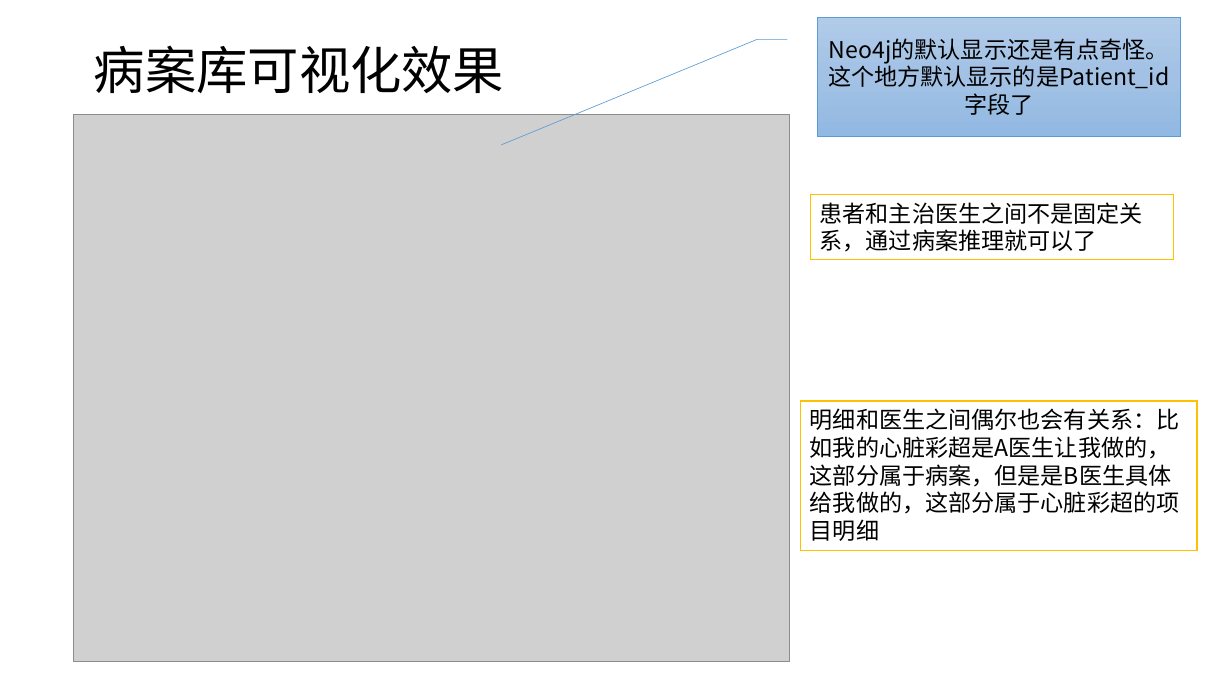
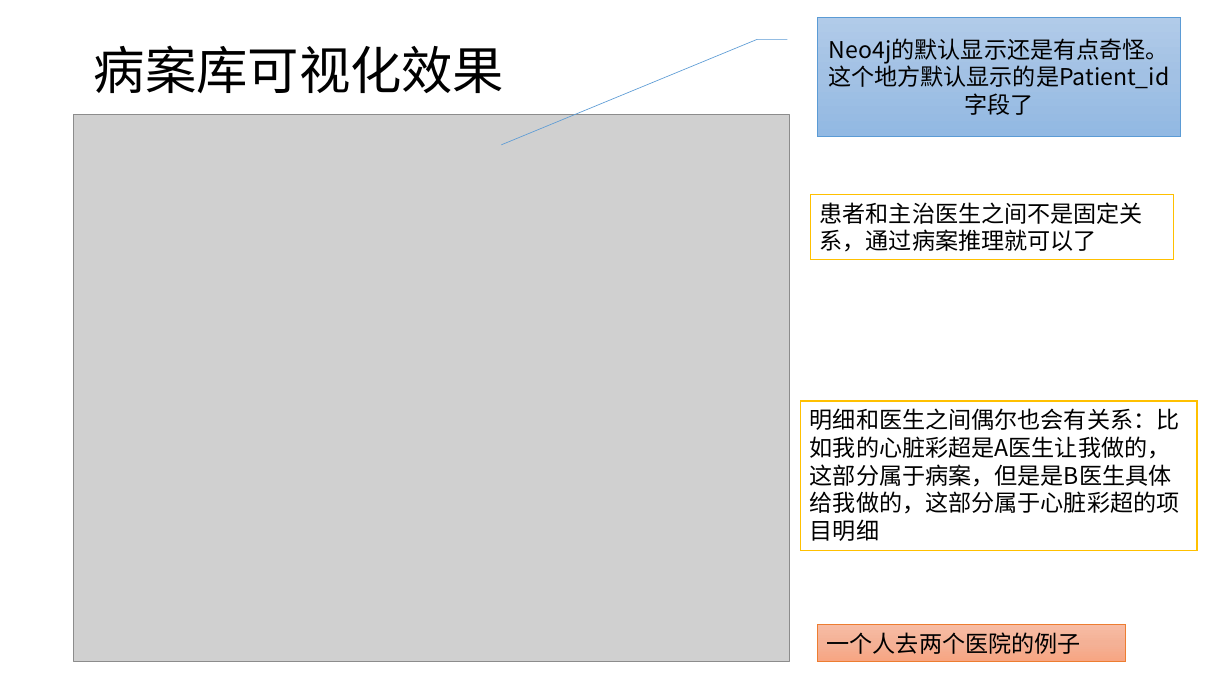
Before and after one commit to zmy1103/GNN_-, a slide deck: slide 17 of 病案库构建/病案库构建方案.pptx (slide 3 before the commit). Drawn at 1232x693 pixels with LibreOffice and Linux fonts; fonts in the diff are those of the drawing; grey boxes stand for pictures. Boxes give left, top, right and bottom in pixels: in the first picture for what was removed or moved away, otherwise in the second. Text is boxed around its words. In the diff, an @@ line names an element or a change of style, - is before the commit and + after.

```diff
--- a/病案库构建/病案库构建方案.pptx
+++ b/病案库构建/病案库构建方案.pptx
@@ rectangle added at <box>818,625,1126,662</box>, fill gradient #F7BDA5 to #F5B196 to #F8A582, outline #ED7D31 0.5 pt, 18 pt, text #000000 @@
+一个人去两个医院的例子
```
Also in this commit, not shown: 2 other slides changed, 17 slides added.
